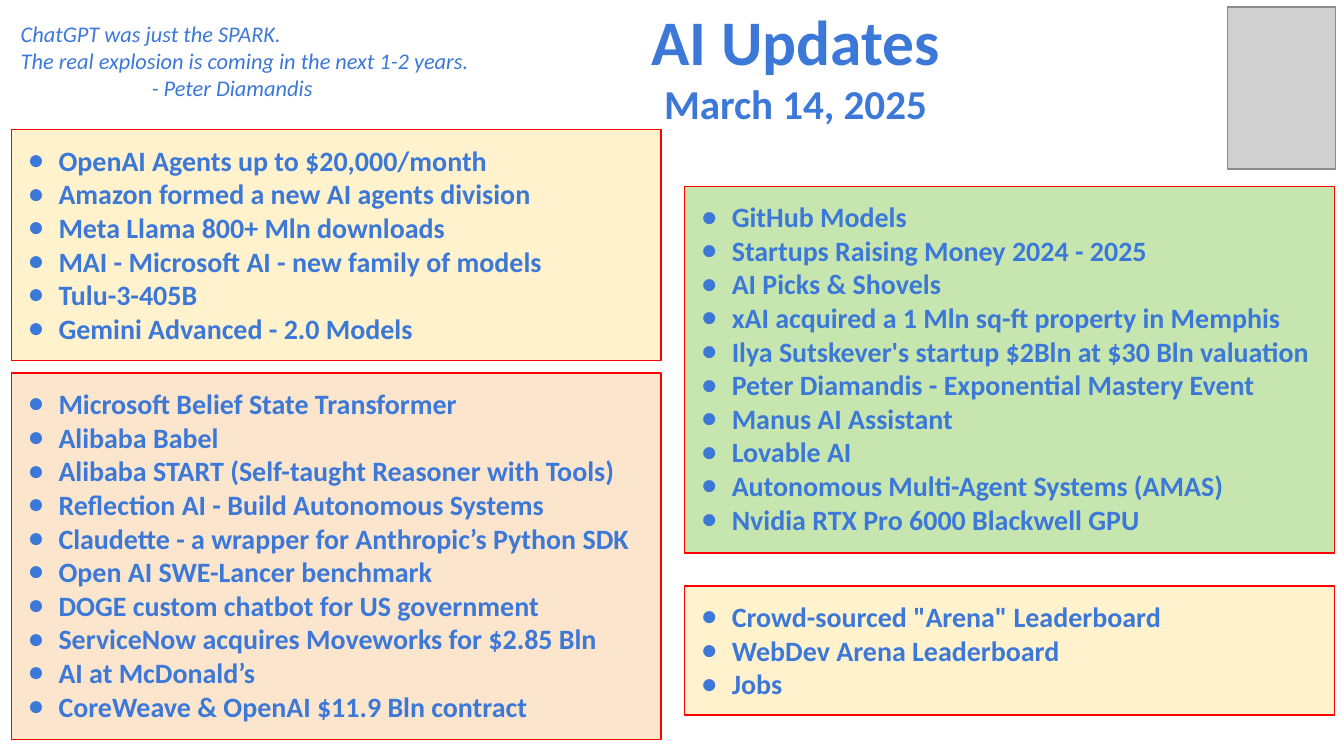
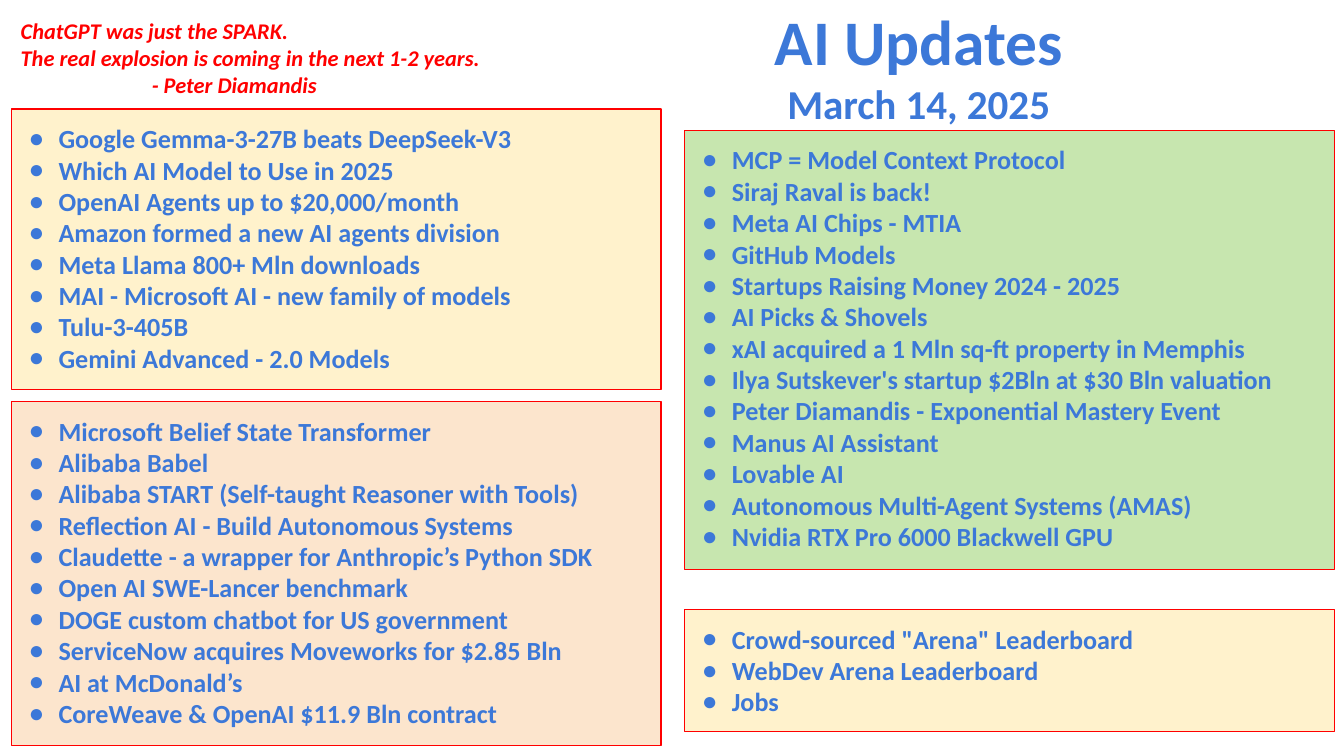
Before and after one commit to lselector/seminar, a slide deck: slide 1 of 2025/2025-03-14-AI-Updates.pptx. Drawn at 1344x756 pixels with LibreOffice and Linux fonts; fonts in the diff are those of the drawing; grey boxes stand for pictures. Boxes give left, top, right and bottom in pixels: in the first picture for what was removed or moved away, otherwise in the second. Text is boxed around its words. In the diff, an @@ line names an element or a change of style, - is before the commit and + after.

```diff
--- a/2025/2025-03-14-AI-Updates.pptx
+++ b/2025/2025-03-14-AI-Updates.pptx
@@ text "ChatGPT was just the SPARK." at [21, 23, 480, 93]: text colour #3C78D8 to #FF0000, bold on @@
@@ text "AI Updates": place and size @@
-text "AI Updates" at [651, 20, 939, 125]
+text "AI Updates" at [775, 20, 1062, 125]
@@ picture removed at [1227, 7, 1335, 169] @@
@@ rectangle "Google Gemma-3-27B beats DeepSeek-V3": place and size @@
-rectangle "Google Gemma-3-27B beats DeepSeek-V3" at [12, 130, 661, 362]
+rectangle "Google Gemma-3-27B beats DeepSeek-V3" at [12, 109, 661, 390]
@@ text in rectangle at [59, 129, 511, 180]: paragraphs added @@
+● Google Gemma-3-27B beats DeepSeek-V3
+● Which AI Model to Use in 2025
@@ rectangle "MCP = Model Context Protocol": place and size @@
-rectangle "MCP = Model Context Protocol" at [685, 187, 1335, 554]
+rectangle "MCP = Model Context Protocol" at [685, 130, 1335, 570]
@@ text in rectangle at [732, 150, 1065, 236]: paragraphs added @@
+● MCP = Model Context Protocol
+● Siraj Raval is back!
+● Meta AI Chips - MTIA
@@ text in rectangle at [59, 192, 510, 368]: size 15 to 14 pt in "OpenAI Agents up to $20,000/month", "Amazon formed a new AI agents division", "Meta Llama 800+ Mln downloads", "MAI - Microsoft AI - new family ..." and 2 more places; indent changed @@
@@ text in rectangle at [732, 245, 1272, 546]: size 15 to 14 pt in "GitHub Models", "Startups Raising Money 2024 - 2025", "AI Picks & Shovels", "xAI acquired a 1 Mln sq-ft property ..." and 6 more places; indent changed @@
@@ rectangle "Microsoft Belief State Transformer": place and size @@
-rectangle "Microsoft Belief State Transformer" at [12, 374, 661, 741]
+rectangle "Microsoft Belief State Transformer" at [12, 402, 661, 746]
@@ rectangle "Microsoft Belief State Transformer" at [12, 402, 661, 746]: size 15 to 14 pt; indent changed @@
@@ rectangle "Crowd-sourced "Arena" Leaderboard" at [685, 610, 1335, 732]: size 15 to 14 pt; indent changed @@
@@ rectangle "Crowd-sourced "Arena" Leaderboard": place and size @@
-rectangle "Crowd-sourced "Arena" Leaderboard" at [685, 586, 1335, 715]
+rectangle "Crowd-sourced "Arena" Leaderboard" at [685, 610, 1335, 732]
```
Also in this commit, not shown: 4 other slides changed, 3 slides added.
